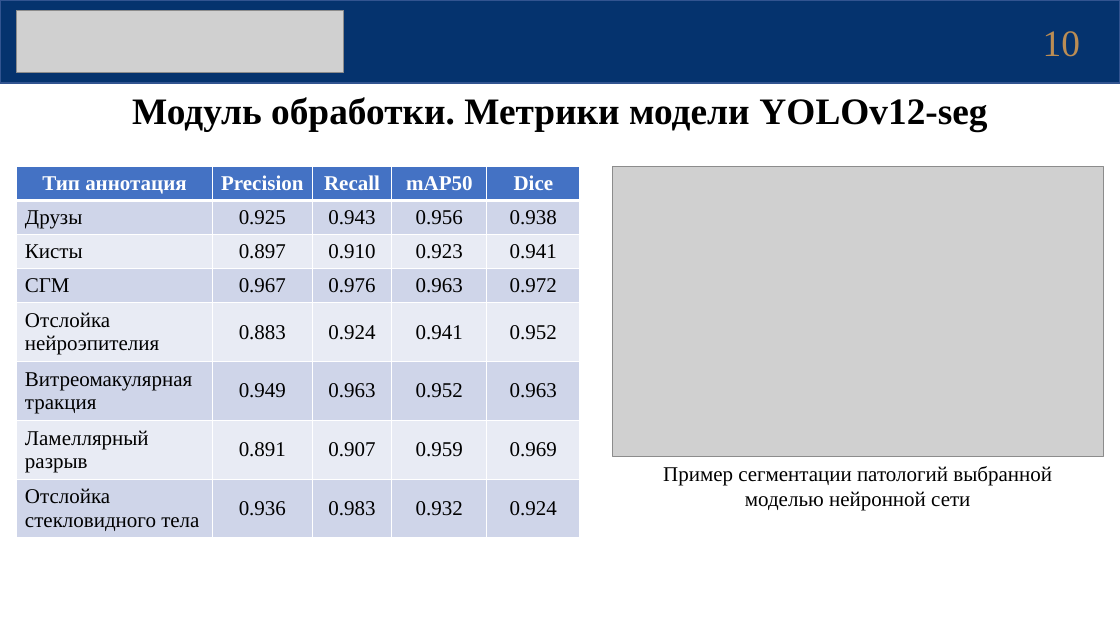
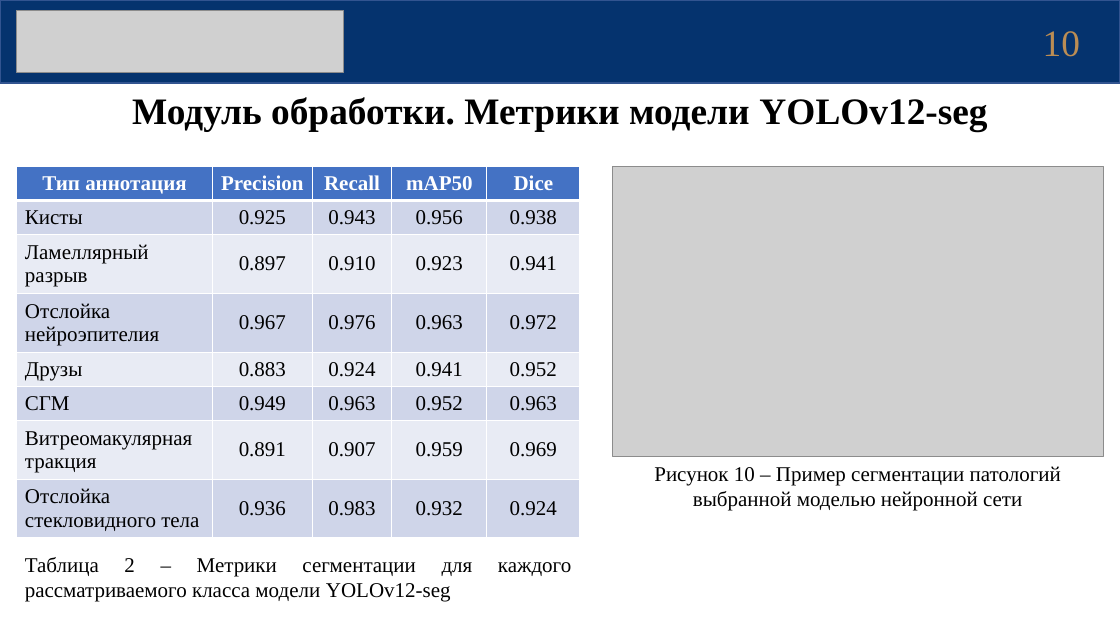
Before and after one commit to akulistus/oct-segmentation-model, a slide deck: slide 10 of diploma/Презентация_Защита_КошаевЕА.pptx. Drawn at 1120x630 pixels with LibreOffice and Linux fonts; fonts in the diff are those of the drawing; grey boxes stand for pictures. Boxes give left, top, right and bottom in pixels: in the first picture for what was removed or moved away, otherwise in the second. Text is boxed around its words. In the diff, an @@ line names an element or a change of style, - is before the commit and + after.

```diff
--- a/diploma/Презентация_Защита_КошаевЕА.pptx
+++ b/diploma/Презентация_Защита_КошаевЕА.pptx
@@ table at [17,166,581,538] @@
-row 2, column 1: Друзы
+row 2, column 1: Кисты
-row 3, column 1: Кисты
+row 3, column 1: Ламеллярный разрыв
-row 4, column 1: СГМ
+row 4, column 1: Отслойка нейроэпителия
-row 5, column 1: Отслойка нейроэпителия
+row 5, column 1: Друзы
-row 6, column 1: Витреомакулярная тракция
+row 6, column 1: СГМ
-row 7, column 1: Ламеллярный разрыв
+row 7, column 1: Витреомакулярная тракция
@@ text at [654,466,1061,511]: text changed @@
-Пример сегментации патологий выбранной моделью нейронной сети
+Рисунок 10 – Пример сегментации патологий выбранной моделью нейронной сети
@@ text added at [25,557,473,602], 18 pt, text #000000 @@
+Таблица 2 – Метрики сегментации для каждого рассматриваемого класса модели YOLOv12-seg
```
Also in this commit, not shown: 9 other slides changed, 1 slide added.
